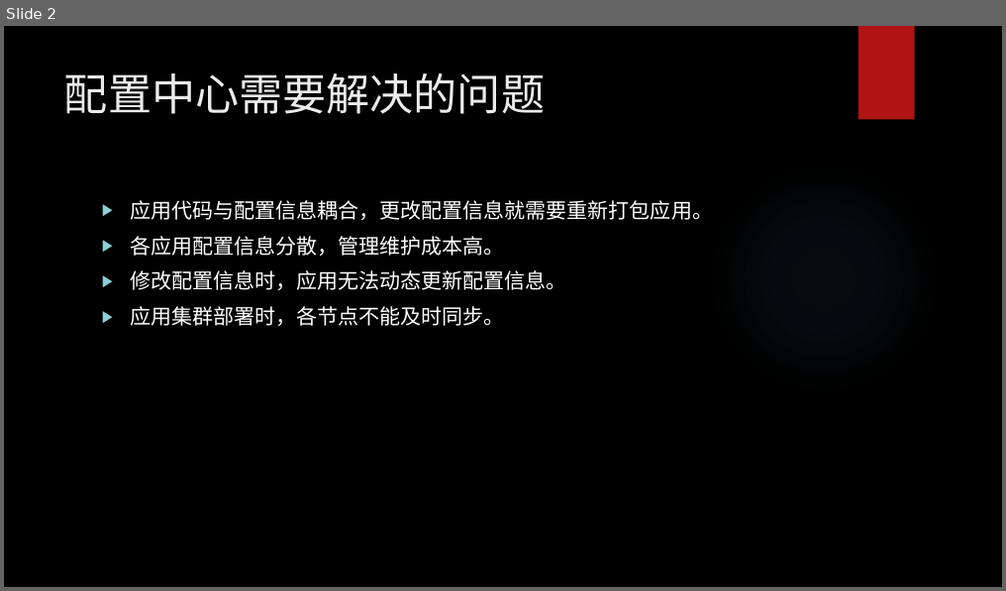
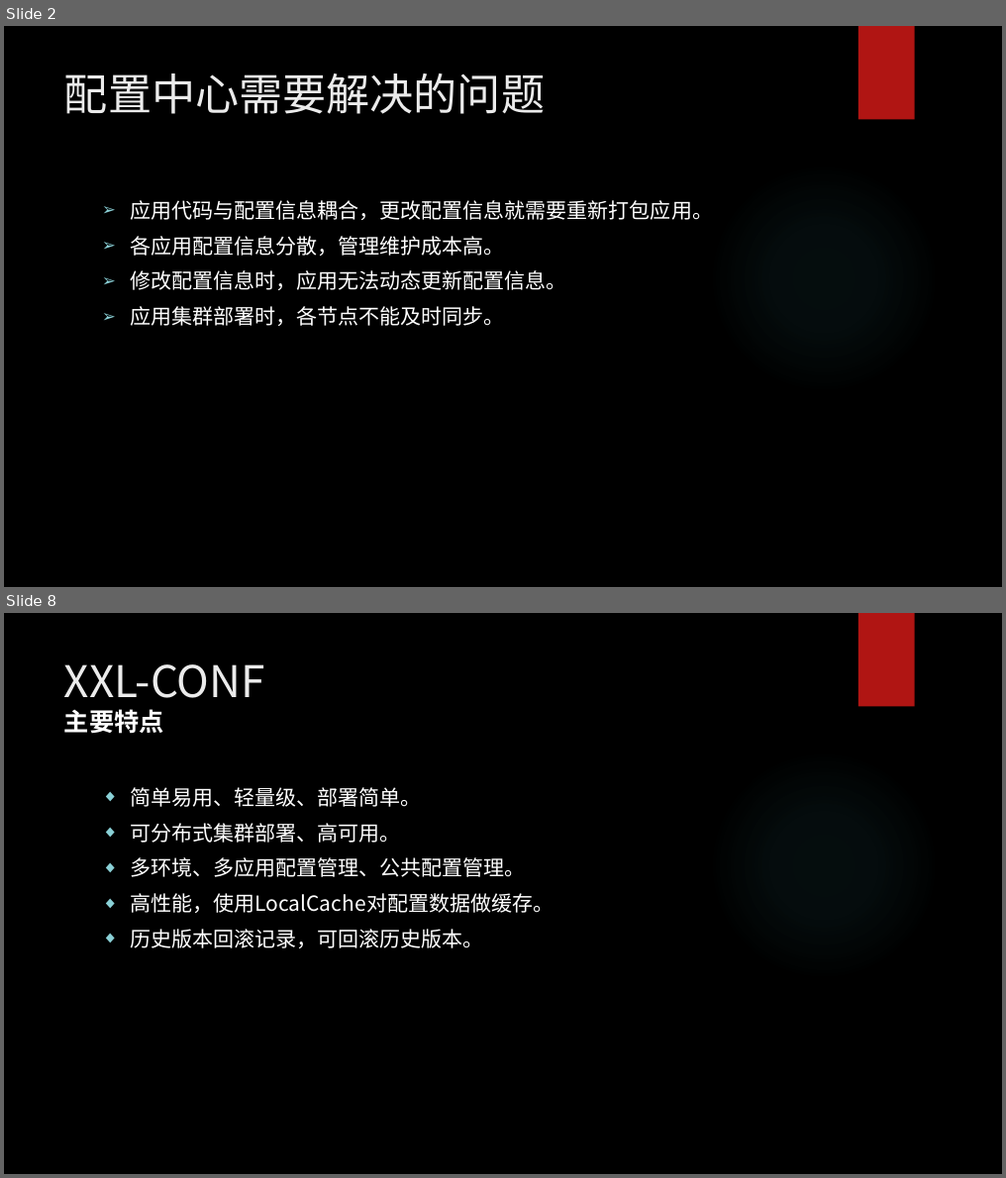
Before and after one commit to llggttd/sources, a slide deck: conf/分布式配置中心.pptx. Shown one above the other, each under a label of ours: slide 2 before the commit, slides 2 and 8 after it; the slides between them are not shown. The pictures are 1006x591 and 1006x1178 pixels, drawn with LibreOffice and Linux fonts; fonts in the diff are those of the drawing; background and template pictures are left out. Boxes give left, top, right and bottom in pixels: in the first picture for what was removed or moved away, otherwise in the second. Text is boxed around its words. In the diff, an @@ line names an element or a change of style, - is before the commit and + after.

```diff
--- a/conf/分布式配置中心.pptx
+++ b/conf/分布式配置中心.pptx
@@ slide 8 added at (4,613,1002,1174), background picture (left out); not listed: 2 template elements that a slide beside it also shows @@
@@ title added at (64,664,265,734), 42 pt, text #EBEBEB @@
+XXL-CONF
+主要特点
@@ text added at (130,787,553,949), 20 pt, text #FFFFFF @@
+◆ 简单易用、轻量级、部署简单。
+◆ 可分布式集群部署、高可用。
+◆ 多环境、多应用配置管理、公共配置管理。
+◆ 高性能，使用LocalCache对配置数据做缓存。
+◆ 历史版本回滚记录，可回滚历史版本。
@@ slide 2 changed as well @@
@@ text "应用代码与配置信息耦合，更改配置信息就需要重新打包应用。" at (130,200,713,326): font TeX Gyre Adventor to Noto Sans CJK SC; bullet ▶ to ➢ @@
```
Also in this commit, not shown: 1 other slide changed, 12 other slides added, 6 other files.
